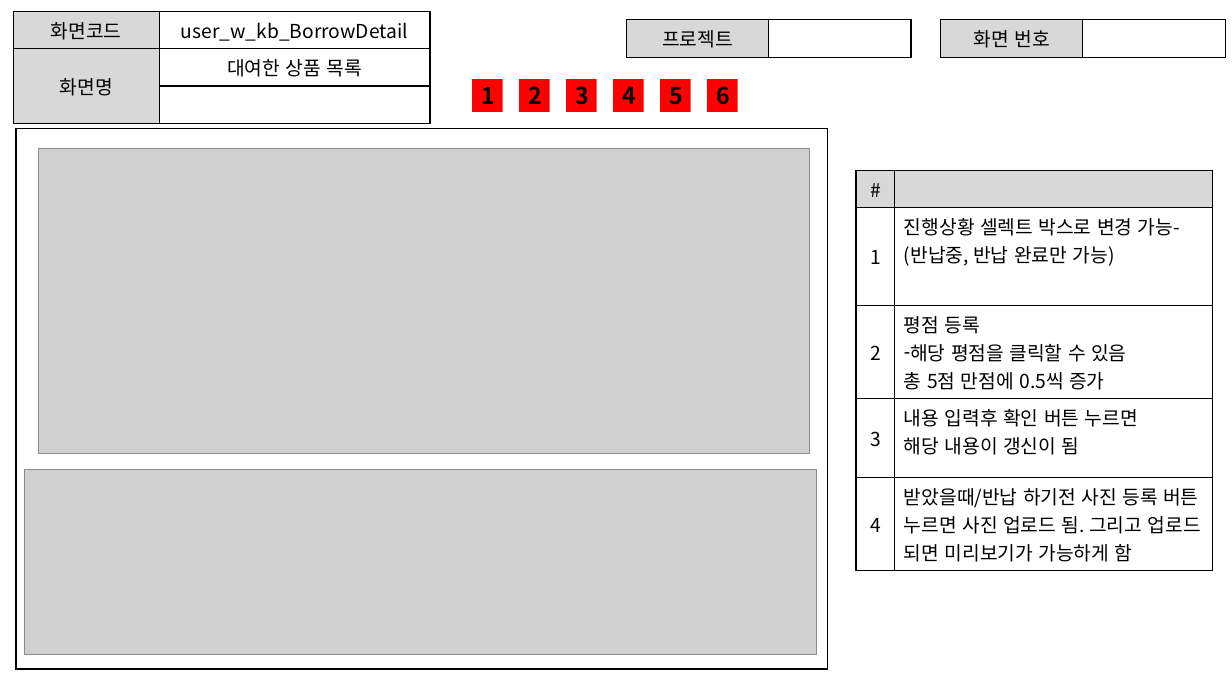
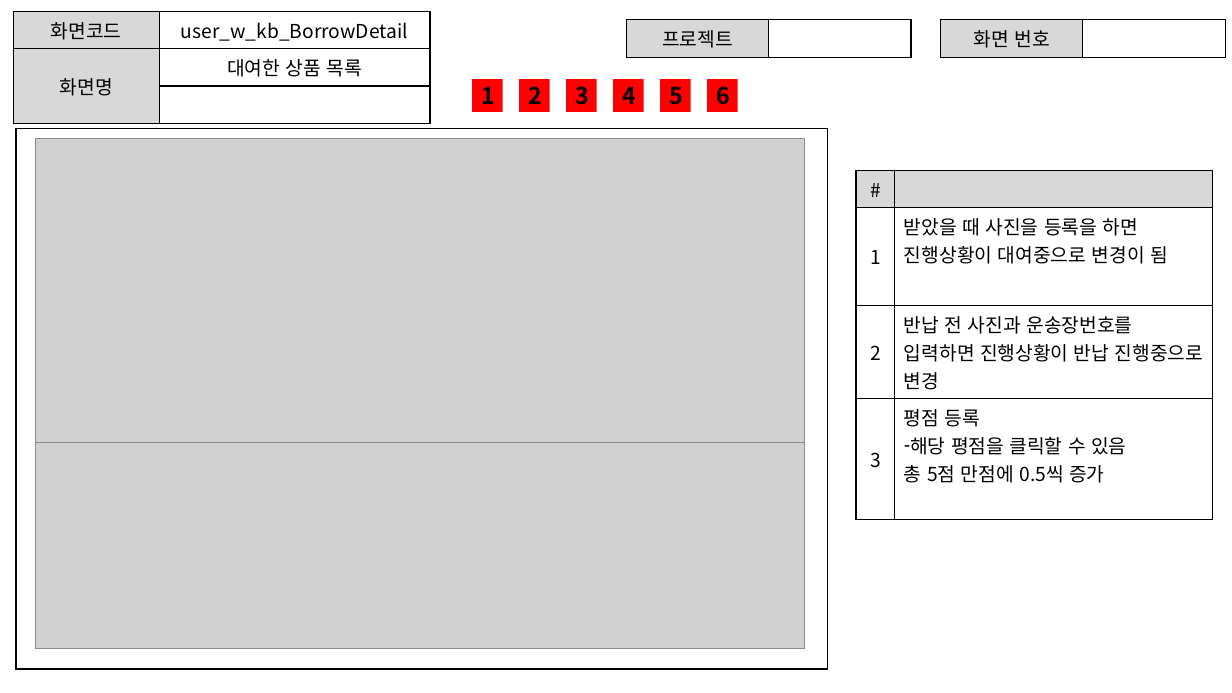
Before and after one commit to ezenteam2/RentalEquip, a slide deck: slide 18 of 0 발표용 파워포인트/project04 - 파워포인트 종합 - 기범.pptx. Drawn at 1232x693 pixels with LibreOffice and Linux fonts; fonts in the diff are those of the drawing; grey boxes stand for pictures. Boxes give left, top, right and bottom in pixels: in the first picture for what was removed or moved away, otherwise in the second. Text is boxed around its words. In the diff, an @@ line names an element or a change of style, - is before the commit and + after.

```diff
--- a/0 발표용 파워포인트/project04 - 파워포인트 종합 - 기범.pptx
+++ b/0 발표용 파워포인트/project04 - 파워포인트 종합 - 기범.pptx
@@ picture: place and size @@
-picture at (38,149,810,453)
+picture at (35,139,805,444)
@@ table at (856,170,1213,487) @@
-row 2: 1 | 진행상황 셀렉트 박스로 변경 가능- (반납중, 반납 완료만 가능)
-row 3: 2 | 평점 등록 / 해당 평점을 클릭할 수 있음 / 총 5점 만점에 0.5씩 증가
-row 4: 3 | 내용 입력후 확인 버튼 누르면 / 해당 내용이 갱신이 됨
-row 5: 4 | 받았을때/반납 하기전 사진 등록 버튼 누르면 사진 업로드 됨. 그리고 업로드 되면 미리보기가 가능하게 함
+row 2: 1 | 받았을 때 사진을 등록을 하면 진행상황이 대여중으로 변경이 됨
+row 3: 2 | 반납 전 사진과 운송장번호를 입력하면 진행상황이 반납 진행중으로 변경
+row 4: 3 | 평점 등록 / 해당 평점을 클릭할 수 있음 / 총 5점 만점에 0.5씩 증가
@@ picture: place and size @@
-picture at (24,470,816,654)
+picture at (35,443,805,649)
```
Also in this commit, not shown: 3 other slides changed, 6 other files.
